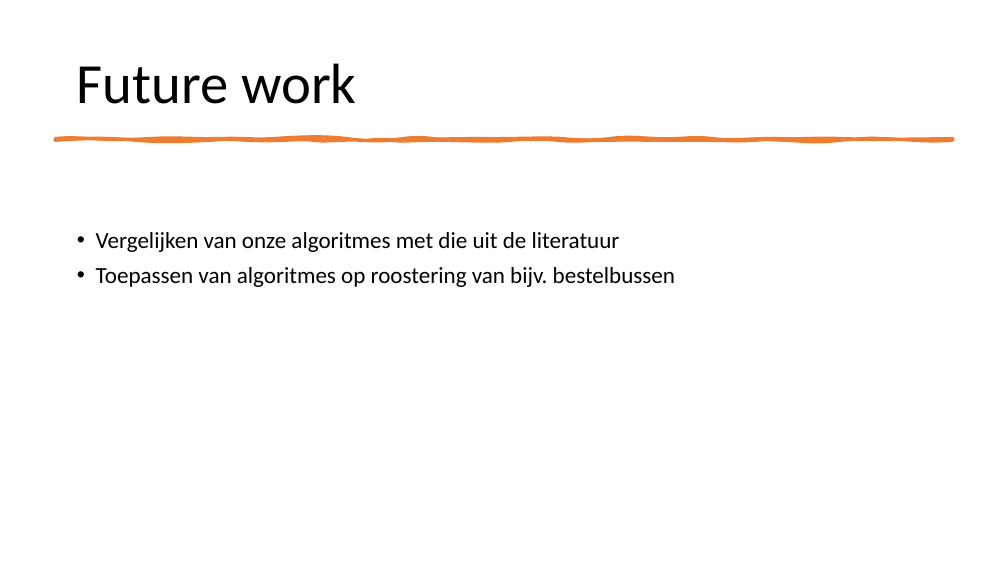
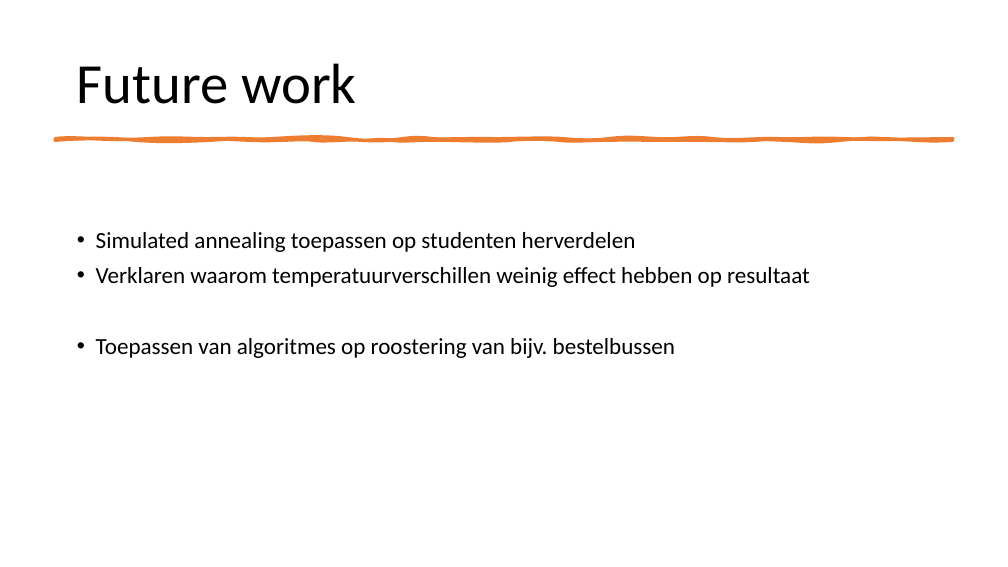
Before and after one commit to NinaAlblasMinorAI/RoosterRulers, a slide deck: slide 19 of doc/Presentatie.pptx (slide 14 before the commit). Drawn at 1008x567 pixels with LibreOffice and Linux fonts; fonts in the diff are those of the drawing. Boxes give left, top, right and bottom in pixels: in the first picture for what was removed or moved away, otherwise in the second. Text is boxed around its words. In the diff, an @@ line names an element or a change of style, - is before the commit and + after.

```diff
--- a/doc/Presentatie.pptx
+++ b/doc/Presentatie.pptx
@@ text at [96,232,810,287]: text changed @@
-• Vergelijken van onze algoritmes met die uit de literatuur
+• Simulated annealing toepassen op studenten herverdelen
+• Verklaren waarom temperatuurverschillen weinig effect hebben op resultaat
```
Also in this commit, not shown: 10 other slides changed, 11 slides added, 5 slides removed, 7 other files.
